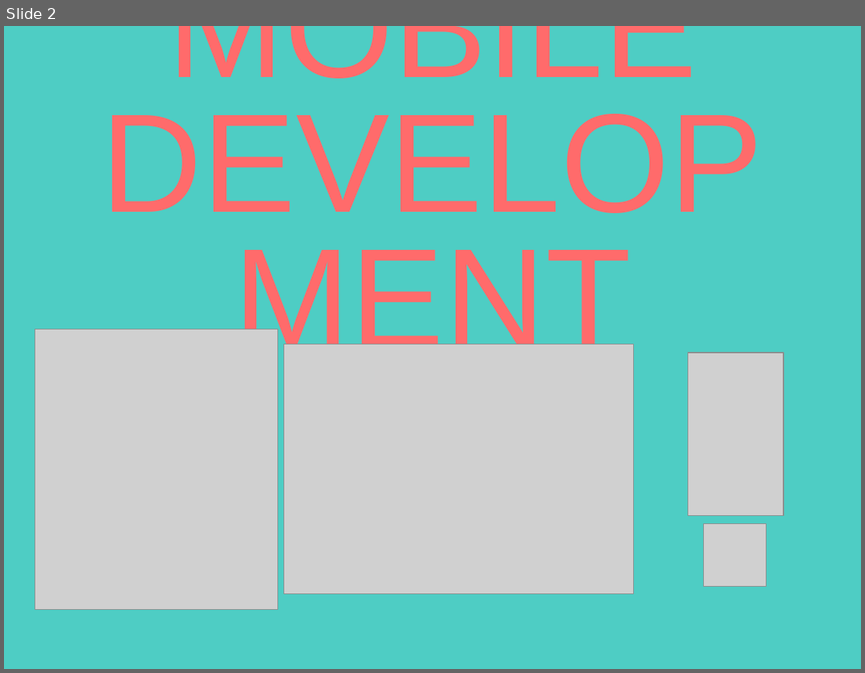
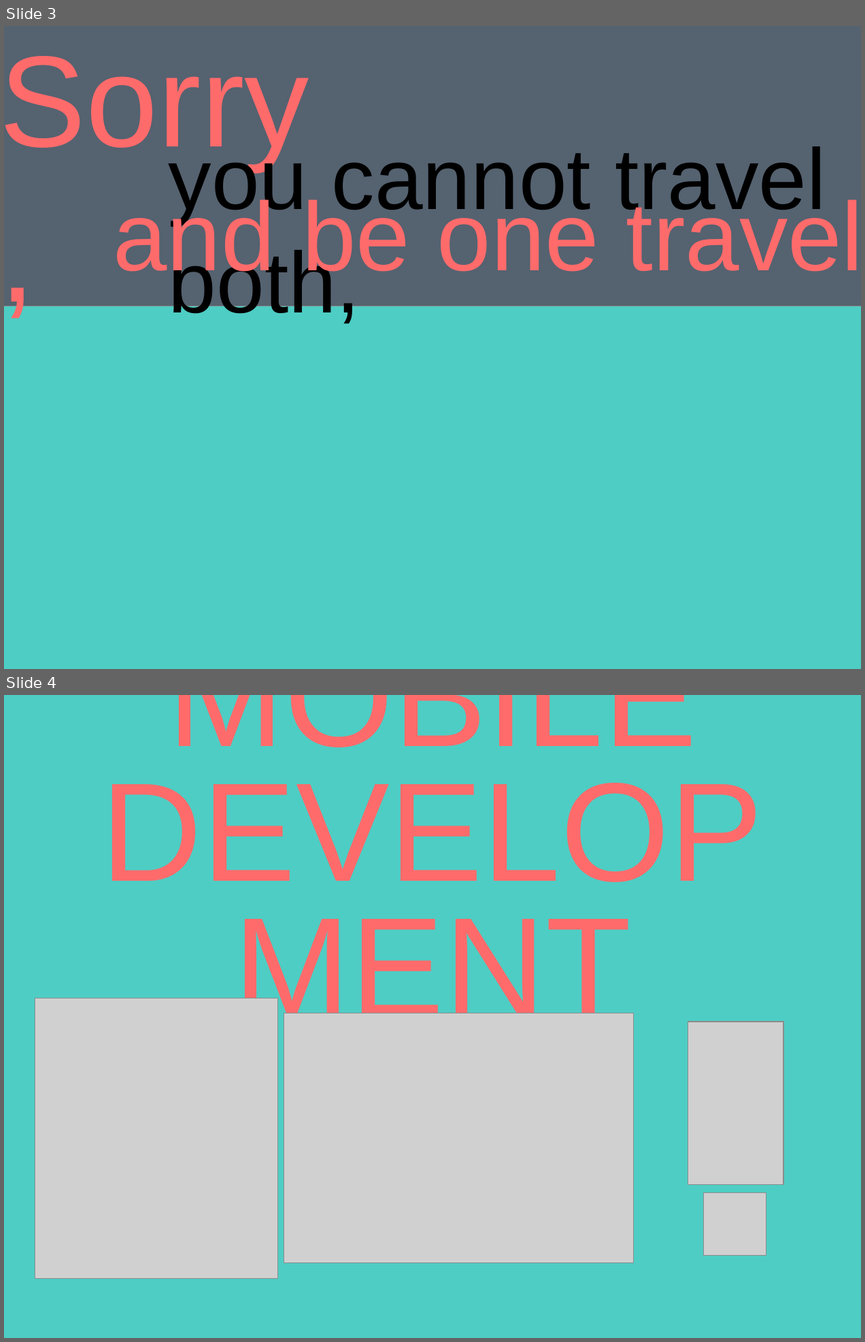
Before and after one commit to liammclennan/mobile-dev, a slide deck: presentation/mobile_dev.odp. Shown one above the other, each under a label of ours: slide 2 before the commit, slides 3 and 4 after it. The pictures are 865x673 and 865x1342 pixels, drawn with LibreOffice and Linux fonts; fonts in the diff are those of the drawing; grey boxes stand for pictures; background and template pictures are left out. Boxes give left, top, right and bottom in pixels: in the first picture for what was removed or moved away, otherwise in the second. Text is boxed around its words. In the diff, an @@ line names an element or a change of style, - is before the commit and + after.

Commit message:
adding slides

```diff
--- a/presentation/mobile_dev.odp
+++ b/presentation/mobile_dev.odp
@@ slide 3 added at box(4, 26, 861, 669), background picture (left out) @@
@@ rectangle added at box(4, 26, 861, 306), fill #556270, outline #808080 0 pt @@
@@ text added at box(4, 56, 309, 169), 120 pt, text #FF6B6B @@
+Sorry,
@@ text added at box(169, 141, 825, 329), 80 pt, text #000000 @@
+you cannot travel both,
@@ text added at box(113, 193, 599, 287), 90 pt, text #FF6B6B @@
+and be one traveller
@@ what was slide 2 is now slide 4 @@
```
Also in this commit, not shown: 1 slide changed, 2 other slides added.
